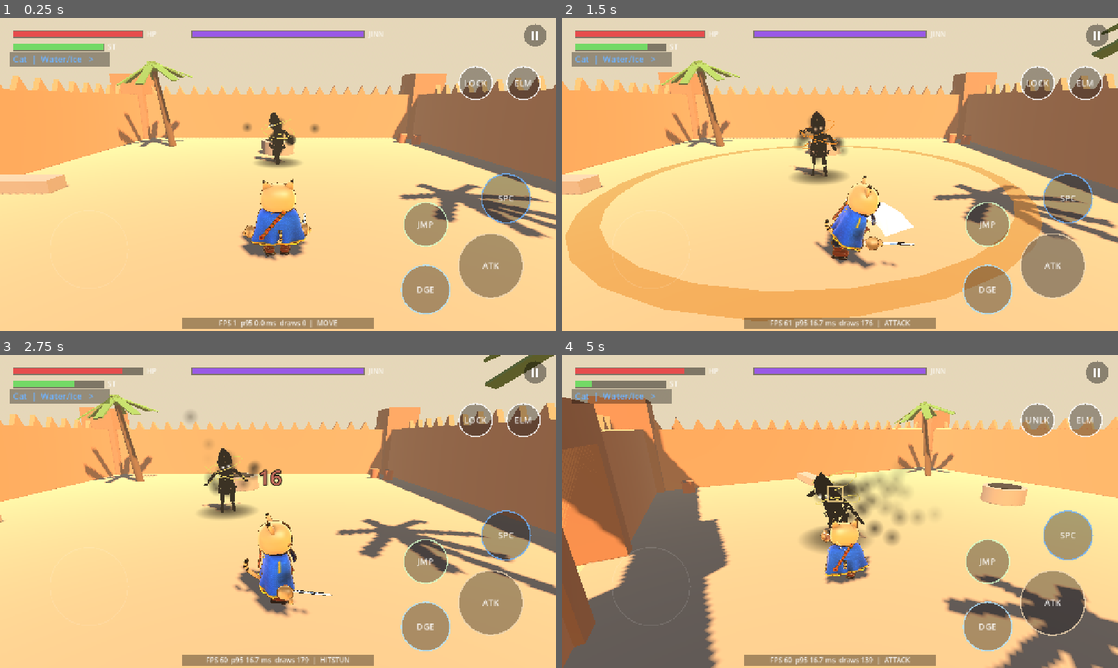
Above: before the commit, frames 1-4 (two rows, left to right).
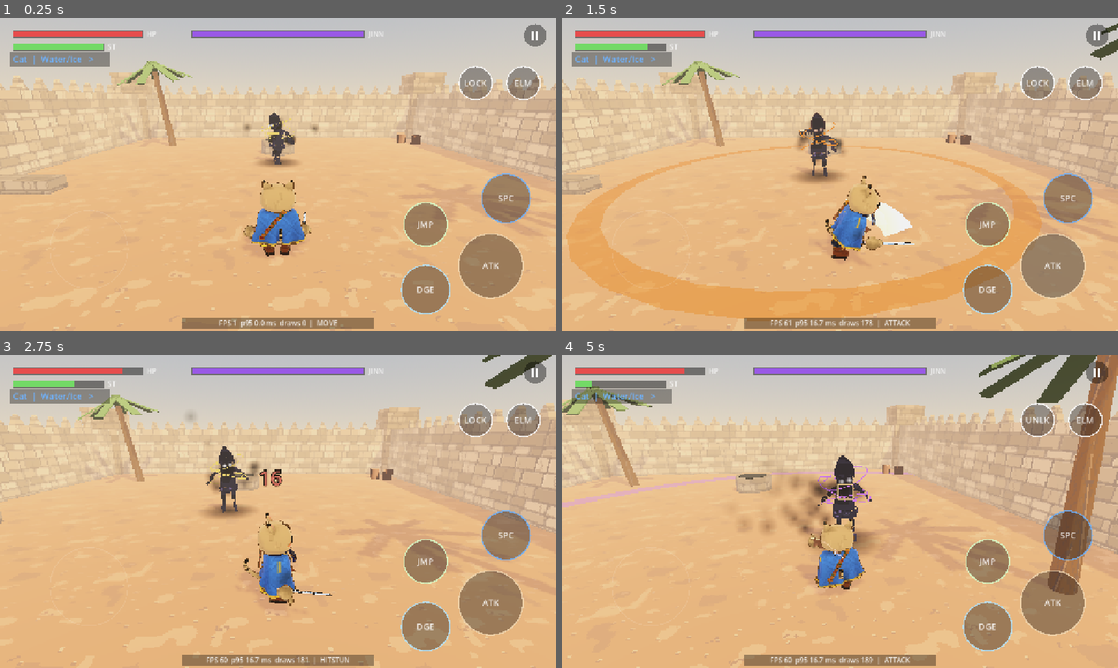
Above: after the commit, the same moments.

Repository: hafid753-rgb/desertgame
Game: Godot game, scene res://game/main.tscn
Same seed, same stepped clock (60 frames per second), same inputs: the game is played once before the commit and once after it.
Inputs (mouse positions are in pixels of both pictures, inside the frame that each line leads up to):
- Up to frame 1 (0.25 s): no input
- Up to frame 2 (1.5 s): tap Enter at 0.5 s; move the mouse to (962, 158) at 0.52 s; hold D (move_right) 0.53-1.25 s; tap F (act) at 0.6 s; click (962, 158) at 0.67 s; tap Space (jump) at 0.77 s; tap 1 (species) at 0.8 s; drag from (728, 190) to (812, 237) at 1.27 s
- Up to frame 3 (2.75 s): move the mouse to (333, 442) at 2.02 s; hold D (move_right) from 2.03 s (still down); tap F (act) at 2.1 s; click (333, 442) at 2.17 s; tap 1 (species) at 2.3 s
- Up to frame 4 (5 s): release D (move_right) at 2.75 s; drag from (812, 574) to (673, 464) at 2.77 s; move the mouse to (1006, 558) at 3.52 s; hold A (move_left) 3.53-4.25 s; tap Q (cycle_target) at 3.6 s; click (1006, 558) at 3.67 s; tap Space (jump) at 3.77 s; tap 1 (species) at 3.8 s; drag from (673, 464) to (756, 433) at 4.27 s

The runs differ from the first frame. In frame 1, 77% of the frame differs, in the area x 0-100%, y 0-100%; in frame 2, 68%; in frame 3, 78%; in frame 4, 81%.

Commit message:
Phase 0-1: research ledger + pixel-art rendering lab (courtyard)
- docs/RESEARCH_LEDGER.md: every repo in the brief with commit, licence,
  files, reuse status (studied / adapted / not used)
- Checkpoint tag v2.3-pre-pixel; baseline/after captures + perf CSVs in
  docs/pixel_lab
- Pixel texture families (tools/pixel/gen_textures.py -> game/art/pixel)
- pixel_common/pixel_world shaders: 32 px/m texel grid, palette ramp
- PixelRender: ~270-line world render, nearest upscale, native HUD,
  unsnapped camera; depth-edge pass (adapted, MIT)
- Sand, characters, jinn moved onto the texel grid; gloss removed
- Palette lighting: warm sun, lavender ambient, warm haze

Co-Authored-By: Claude Opus 5.5 <noreply@anthropic.com>
Claude-Session: https://claude.ai/code/session_01FJKj7YND72GBSTHM8TTJ61

Diff:
--- /dev/null
+++ b/docs/pixel_lab/after/perf_after.csv
@@ -0,0 +1,9 @@
+t_s,fps,ft_mean_ms,ft_p95_ms,ft_p99_ms,ft_max_ms,draw_calls,primitives,static_mem_mb,input_to_action_ms_p50,device,renderer,player_state
+1.0,3,46.08,131.88,147.42,147.42,176,50000,82.9,-1.0,GenericDevice,mobile,MOVE
+2.1,28,40.71,63.99,96.02,96.02,224,58298,82.9,-1.0,GenericDevice,mobile,MOVE
+3.1,23,41.72,44.24,142.25,142.25,65,10785,83.0,-1.0,GenericDevice,mobile,HITSTUN
+4.1,23,33.73,39.90,40.32,40.32,115,61004,83.0,-1.0,GenericDevice,mobile,MOVE
+5.1,29,30.53,38.86,82.73,82.73,104,36720,83.0,-1.0,GenericDevice,mobile,CLIMB
+6.1,34,26.71,33.03,35.52,35.52,104,36720,83.0,-1.0,GenericDevice,mobile,CLIMB
+7.1,38,33.36,51.55,81.22,81.22,154,46304,83.1,-1.0,GenericDevice,mobile,GLIDE
+8.1,29,31.86,36.06,40.05,40.05,146,45204,83.1,-1.0,GenericDevice,mobile,GLIDE
--- /dev/null
+++ b/docs/pixel_lab/before/perf_baseline.csv
@@ -0,0 +1,16 @@
+t_s,fps,ft_mean_ms,ft_p95_ms,ft_p99_ms,ft_max_ms,draw_calls,primitives,static_mem_mb,input_to_action_ms_p50,device,renderer,player_state
+1.0,2,87.20,146.74,146.74,146.74,175,94254,82.7,-1.0,GenericDevice,mobile,MOVE
+2.1,13,73.42,87.95,87.95,87.95,143,85596,82.7,-1.0,GenericDevice,mobile,MOVE
+3.1,14,74.23,88.75,88.75,88.75,143,85594,82.7,-1.0,GenericDevice,mobile,MOVE
+4.2,13,71.25,80.80,80.80,80.80,146,86142,82.8,-1.0,GenericDevice,mobile,MOVE
+5.2,15,70.10,82.36,82.36,82.36,143,82931,82.8,-1.0,GenericDevice,mobile,MOVE
+6.3,14,69.33,124.68,124.68,124.68,113,118494,82.8,-1.0,GenericDevice,mobile,MOVE
+7.3,14,64.29,72.67,72.67,72.67,113,118496,82.8,-1.0,GenericDevice,mobile,MOVE
+8.3,12,67.40,138.74,138.74,138.74,100,75094,82.8,-1.0,GenericDevice,mobile,MOVE
+9.4,18,55.28,65.22,65.22,65.22,102,75754,82.8,-1.0,GenericDevice,mobile,CLIMB
+10.4,19,56.86,68.33,68.33,68.33,100,75716,82.8,-1.0,GenericDevice,mobile,CLIMB
+11.4,18,52.79,57.01,57.01,57.01,96,75396,82.9,-1.0,GenericDevice,mobile,AIR
+12.4,16,69.43,126.37,126.37,126.37,64,9634,82.9,-1.0,GenericDevice,mobile,AIR
+13.5,13,66.16,70.71,70.71,70.71,146,82415,83.0,-1.0,GenericDevice,mobile,GLIDE
+14.5,16,64.78,70.95,70.95,70.95,122,80946,83.0,-1.0,GenericDevice,mobile,GLIDE
+15.6,15,65.55,75.94,75.94,75.94,121,80766,83.0,-1.0,GenericDevice,mobile,GLIDE
--- a/game/actors/jinn/shadow_look.gd
+++ b/game/actors/jinn/shadow_look.gd
@@ -67,6 +67,7 @@
 	var mat := ShaderMaterial.new()
 	mat.shader = load("res://game/shaders/shadow_being.gdshader")
 	mat.set_shader_parameter("noise_scale", 1.0 / maxf(scale, 0.5))
+	mat.set_shader_parameter("body_tex", load("res://game/art/pixel/jinn_shadow_32.png"))
 	var head_aabb := AABB()
 	for mi in rig.find_children("*", "MeshInstance3D", true, false):
 		(mi as MeshInstance3D).material_override = mat
--- a/game/art/character_art.gd
+++ b/game/art/character_art.gd
@@ -45,17 +45,26 @@
 ##   gloss  sharp highlight (eyes, boots' polish is "leather")
 ##   leather a little sheen and a soft highlight
 const PRESETS := {
-	"skin": {"spec_strength": 0.16, "spec_power": 22.0, "spec_sharp": 0.0, "sheen_strength": 0.0, "rim_strength": 0.4},
-	"fabric": {"spec_strength": 0.0, "spec_power": 8.0, "spec_sharp": 0.0, "sheen_strength": 0.1, "rim_strength": 0.12, "damask_strength": 0.12},
-	"gloss": {"spec_strength": 0.9, "spec_power": 90.0, "spec_sharp": 1.0, "sheen_strength": 0.0, "rim_strength": 0.2},
-	"leather": {"spec_strength": 0.22, "spec_power": 30.0, "spec_sharp": 0.4, "sheen_strength": 0.1, "rim_strength": 0.25},
+	# Phase 1 pixel-art: no artificial gloss, pixel cluster detail instead.
+	"skin": {"spec_strength": 0.0, "spec_power": 22.0, "spec_sharp": 0.0, "sheen_strength": 0.0, "rim_strength": 0.12,
+		"pixel": "res://game/art/pixel/fur_detail_32.png", "pixel_strength": 0.55},
+	"fabric": {"spec_strength": 0.0, "spec_power": 8.0, "spec_sharp": 0.0, "sheen_strength": 0.0, "rim_strength": 0.06, "damask_strength": 0.0,
+		"pixel": "res://game/art/pixel/fabric_detail_32.png", "pixel_strength": 0.5},
+	"gloss": {"spec_strength": 0.5, "spec_power": 90.0, "spec_sharp": 1.0, "sheen_strength": 0.0, "rim_strength": 0.0},
+	"leather": {"spec_strength": 0.0, "spec_power": 30.0, "spec_sharp": 0.0, "sheen_strength": 0.0, "rim_strength": 0.08,
+		"pixel": "res://game/art/pixel/leather_detail_32.png", "pixel_strength": 0.5},
 }
 
 
 static func preset(m: ShaderMaterial, kind: String) -> ShaderMaterial:
 	var p: Dictionary = PRESETS.get(kind, PRESETS["skin"])
 	for k in p:
-		m.set_shader_parameter(k, p[k])
+		if k == "pixel":
+			m.set_shader_parameter("pixel_detail", load(p[k]))
+		elif k == "pixel_strength":
+			m.set_shader_parameter("pixel_detail_strength", p[k])
+		else:
+			m.set_shader_parameter(k, p[k])
 	return m
 
 
--- a/game/main.gd
+++ b/game/main.gd
@@ -13,6 +13,9 @@
 var jinn_kills: int = 0
 var village: Village
 var env: Environment
+## Phase 1 low-res pixel render layer (see PixelRender).
+@export var pixel_render_enabled: bool = true
+var pixel_render: PixelRender
 var sun: DirectionalLight3D
 var _haunt: float = 0.0
 
@@ -34,6 +37,8 @@
 	camera_rig.follow = player
 	add_child(camera_rig)
 	player.camera_rig = camera_rig
+	if pixel_render_enabled and DisplayServer.get_name() != "headless":
+		pixel_render = PixelRender.attach(self, camera_rig.camera)
 	Juice.camera = camera_rig
 
 	hud = TouchHud.new()
@@ -61,9 +66,9 @@
 	var inside := Combat.flat(player.global_position - village.global_position).length() < 20.0
 	var target := 1.0 if inside and village.is_haunted() else 0.0
 	_haunt = lerpf(_haunt, target, 1.0 - exp(-1.5 * delta))
-	env.fog_light_color = Color(0.93, 0.82, 0.65).lerp(Color(0.36, 0.26, 0.48), _haunt)
-	env.fog_density = lerpf(0.004, 0.028, _haunt)
-	sun.light_energy = lerpf(0.85, 0.45, _haunt)
+	env.fog_light_color = Color(0.9, 0.82, 0.7).lerp(Color(0.36, 0.26, 0.48), _haunt)
+	env.fog_density = lerpf(0.0045, 0.03, _haunt)
+	sun.light_energy = lerpf(0.95, 0.5, _haunt)
 
 
 func spawn_jinn() -> Jinn:
@@ -87,31 +92,41 @@
 func _build_environment() -> void:
 	sun = DirectionalLight3D.new()
 	sun.rotation = Vector3(deg_to_rad(-52), deg_to_rad(35), 0)
-	sun.light_color = Color(1.0, 0.86, 0.67)
-	sun.light_energy = 0.85
+	sun.light_color = Color("F1DDB6")  # palette: warm sunlight
+	sun.light_energy = 0.95
 	sun.shadow_enabled = true
-	sun.shadow_blur = 2.5
+	sun.shadow_blur = 1.0
 	sun.directional_shadow_mode = DirectionalLight3D.SHADOW_ORTHOGONAL
 	sun.directional_shadow_max_distance = 40.0
 	add_child(sun)
 
 	var sky_mat := ProceduralSkyMaterial.new()
-	sky_mat.sky_top_color = Color(0.29, 0.40, 0.64)
-	sky_mat.sky_horizon_color = Color(0.96, 0.70, 0.54)
-	sky_mat.ground_horizon_color = Color(0.89, 0.64, 0.49)
-	sky_mat.ground_bottom_color = Color(0.6, 0.45, 0.3)
+	# sun-bleached, dusty sky: pale horizon haze, restrained blue
+	sky_mat.sky_top_color = Color(0.42, 0.55, 0.72)
+	sky_mat.sky_horizon_color = Color(0.9, 0.8, 0.66)
+	sky_mat.ground_horizon_color = Color(0.88, 0.78, 0.62)
+	sky_mat.ground_bottom_color = Color(0.6, 0.5, 0.4)
 	var sky := Sky.new()
 	sky.sky_material = sky_mat
 	env = Environment.new()
 	env.background_mode = Environment.BG_SKY
 	env.sky = sky
-	env.ambient_light_source = Environment.AMBIENT_SOURCE_SKY
-	env.ambient_light_energy = 0.45
+	# palette lighting: lavender ambient (#82788D) so shadows are never black
+	env.ambient_light_source = Environment.AMBIENT_SOURCE_COLOR
+	env.ambient_light_color = Color("82788D")
+	env.ambient_light_energy = 0.75
 	env.tonemap_mode = Environment.TONE_MAPPER_FILMIC
 	env.tonemap_white = 1.6
+	# atmospheric depth: warm dusty haze, distant scenery loses contrast
 	env.fog_enabled = true
-	env.fog_light_color = Color(0.83, 0.67, 0.62)
-	env.fog_density = 0.006
+	env.fog_light_color = Color(0.9, 0.82, 0.7)
+	env.fog_density = 0.0045
+	env.fog_aerial_perspective = 0.2
+	env.fog_sky_affect = 0.3
+	# restrained saturation
+	env.adjustment_enabled = true
+	env.adjustment_saturation = 0.9
+	env.adjustment_contrast = 1.04
 	var we := WorldEnvironment.new()
 	we.environment = env
 	add_child(we)
--- /dev/null
+++ b/game/render/pixel_render.gd
@@ -0,0 +1,92 @@
+class_name PixelRender
+extends Node
+## Low-resolution render layer for the pixel-art look (Phase 1).
+## The 3D world is rendered by a SubViewport at ~TARGET_LINES vertical
+## resolution (integer scale of the window) and shown upscaled with nearest
+## filtering; the HUD stays at native resolution on top. The game camera and
+## all gameplay keep moving freely: the sub-camera copies the game camera's
+## transform each frame, nothing is snapped. The root viewport stops drawing
+## 3D (3D processing, physics and audio keep running).
+## Assets carry their own pixel-art textures; this layer only unifies them.
+
+const TARGET_LINES := 270
+const EDGE_LAYER := 1 << 19
+
+var source: Camera3D
+var vp: SubViewport
+var cam: Camera3D
+var rect: TextureRect
+var scale_factor := 1
+var _edges: MeshInstance3D
+
+
+static func attach(parent: Node, game_camera: Camera3D) -> PixelRender:
+	var p := PixelRender.new()
+	p.source = game_camera
+	parent.add_child(p)
+	return p
+
+
+func _ready() -> void:
+	process_priority = 1000  # after CameraRig and any shot tooling
+	vp = SubViewport.new()
+	vp.world_3d = get_viewport().world_3d
+	vp.msaa_3d = Viewport.MSAA_DISABLED
+	vp.screen_space_aa = Viewport.SCREEN_SPACE_AA_DISABLED
+	vp.render_target_update_mode = SubViewport.UPDATE_ALWAYS
+	vp.positional_shadow_atlas_size = 1024
+	add_child(vp)
+	cam = Camera3D.new()
+	cam.current = true
+	vp.add_child(cam)
+	# depth-edge pass, seen only by the pixel camera
+	_edges = MeshInstance3D.new()
+	var q := QuadMesh.new()
+	q.size = Vector2(2, 2)
+	_edges.mesh = q
+	var m := ShaderMaterial.new()
+	m.shader = load("res://game/shaders/pixel_edges.gdshader")
+	m.render_priority = 100
+	_edges.material_override = m
+	_edges.extra_cull_margin = 16384.0
+	_edges.cast_shadow = GeometryInstance3D.SHADOW_CASTING_SETTING_OFF
+	_edges.layers = EDGE_LAYER
+	cam.add_child(_edges)
+	var layer := CanvasLayer.new()
+	layer.layer = -10
+	add_child(layer)
+	rect = TextureRect.new()
+	rect.texture = vp.get_texture()
+	rect.texture_filter = CanvasItem.TEXTURE_FILTER_NEAREST
+	rect.expand_mode = TextureRect.EXPAND_IGNORE_SIZE
+	rect.stretch_mode = TextureRect.STRETCH_SCALE
+	rect.mouse_filter = Control.MOUSE_FILTER_IGNORE
+	rect.set_anchors_preset(Control.PRESET_FULL_RECT)
+	layer.add_child(rect)
+	get_viewport().size_changed.connect(_resize)
+	_resize()
+	get_viewport().disable_3d = true
+
+
+func _exit_tree() -> void:
+	if get_viewport():
+		get_viewport().disable_3d = false
+
+
+func _resize() -> void:
+	var win := get_viewport().get_visible_rect().size
+	scale_factor = maxi(1, roundi(win.y / float(TARGET_LINES)))
+	vp.size = Vector2i(ceili(win.x / scale_factor), ceili(win.y / scale_factor))
+
+
+func _process(_delta: float) -> void:
+	if source == null or not is_instance_valid(source):
+		return
+	cam.global_transform = source.global_transform
+	cam.fov = source.fov
+	cam.near = source.near
+	cam.far = source.far
+	cam.h_offset = source.h_offset
+	cam.v_offset = source.v_offset
+	cam.cull_mask = source.cull_mask | EDGE_LAYER
+	cam.environment = source.environment
--- /dev/null
+++ b/game/shaders/pixel_edges.gdshader
@@ -0,0 +1,39 @@
+// Depth-edge pass for the low-res render layer (adapted from Leo Peltola's
+// MIT "pixelart_stylizer", depth part only: its normal-edge highlights need
+// the normal-roughness buffer, which the Mobile renderer does not provide).
+// Draws a darker line on the near side of depth steps, one low-res texel
+// wide, and is transparent everywhere else so later transparent effects
+// (smoke, fire, trails) still show.
+shader_type spatial;
+render_mode unshaded, cull_disabled, depth_test_disabled, depth_draw_never, blend_mix;
+
+uniform sampler2D DEPTH_TEXTURE : hint_depth_texture, filter_nearest;
+uniform sampler2D SCREEN_TEXTURE : hint_screen_texture, filter_nearest;
+uniform float strength : hint_range(0.0, 1.0) = 0.45;
+uniform vec3 edge_color : source_color = vec3(0.286, 0.263, 0.310); // #49434F
+uniform float depth_threshold = 0.35;
+
+void vertex() {
+	POSITION = vec4(VERTEX.xy, 1.0, 1.0);
+}
+
+float lin_depth(vec2 uv, mat4 inv_proj) {
+	float raw = texture(DEPTH_TEXTURE, uv).r;
+	vec4 v = inv_proj * vec4(uv * 2.0 - 1.0, raw, 1.0);
+	return -v.z / v.w;
+}
+
+void fragment() {
+	vec2 e = 1.0 / VIEWPORT_SIZE;
+	float d = lin_depth(SCREEN_UV, INV_PROJECTION_MATRIX);
+	float diff = 0.0;
+	diff += clamp(lin_depth(SCREEN_UV + vec2(e.x, 0.0), INV_PROJECTION_MATRIX) - d, 0.0, 10.0);
+	diff += clamp(lin_depth(SCREEN_UV - vec2(e.x, 0.0), INV_PROJECTION_MATRIX) - d, 0.0, 10.0);
+	diff += clamp(lin_depth(SCREEN_UV + vec2(0.0, e.y), INV_PROJECTION_MATRIX) - d, 0.0, 10.0);
+	diff += clamp(lin_depth(SCREEN_UV - vec2(0.0, e.y), INV_PROJECTION_MATRIX) - d, 0.0, 10.0);
+	// scale threshold with distance so far geometry doesn't outline everything
+	float edge = step(depth_threshold * (1.0 + d * 0.15), diff);
+	vec3 base = texture(SCREEN_TEXTURE, SCREEN_UV).rgb;
+	ALBEDO = mix(base, edge_color, strength);
+	ALPHA = edge * (d < 60.0 ? 1.0 : 0.0);
+}
--- /dev/null
+++ b/game/shaders/pixel_world.gdshader
@@ -0,0 +1,34 @@
+// Pixel-art surface for architecture, ground and props: a palette texture on
+// the world texel grid, palette light ramp, no gloss.
+shader_type spatial;
+render_mode cull_back;
+#include "res://game/shaders/pixel_common.gdshaderinc"
+
+uniform sampler2D tex : source_color, filter_nearest_mipmap, repeat_enable;
+uniform float tex_size = 128.0;
+uniform vec4 tint : source_color = vec4(1.0);
+uniform bool object_space = false;
+
+varying vec3 sample_p;
+varying vec3 sample_n;
+
+void vertex() {
+	if (object_space) {
+		sample_p = VERTEX;
+		sample_n = NORMAL;
+	} else {
+		sample_p = (MODEL_MATRIX * vec4(VERTEX, 1.0)).xyz;
+		sample_n = normalize((MODEL_MATRIX * vec4(NORMAL, 0.0)).xyz);
+	}
+}
+
+void fragment() {
+	ALBEDO = texture(tex, pixel_uv(sample_p, sample_n, tex_size)).rgb * tint.rgb;
+	ROUGHNESS = 1.0;
+	SPECULAR = 0.0;
+}
+
+void light() {
+	float ndl = dot(NORMAL, LIGHT);
+	DIFFUSE_LIGHT += LIGHT_COLOR * pixel_light_ramp(ndl, ATTENUATION) / PI;
+}
--- a/game/shaders/shadow_being.gdshader
+++ b/game/shaders/shadow_being.gdshader
@@ -20,6 +20,11 @@
 uniform float wobble : hint_range(0.0, 0.2) = 0.045;
 uniform float noise_scale = 1.0;
 uniform bool debug_fres = false;
+// Phase 1 pixel-art: charcoal/purple pixel-cluster body; the fraying edge and
+// the dissolve cut whole texels, so the form breaks into pixel clusters.
+uniform sampler2D body_tex : source_color, filter_nearest_mipmap, repeat_enable, hint_default_black;
+uniform bool pixel_mode = true;
+uniform float texels_per_unit = 24.0;
 
 varying vec3 obj_p;
 
@@ -46,8 +51,9 @@
 
 void fragment() {
 	float fres = 1.0 - clamp(dot(normalize(NORMAL), normalize(VIEW)), 0.0, 1.0);
-	float n = noise3(obj_p * 9.0 + vec3(0.0, -TIME * 2.4, 0.0)) * 0.65
-		+ noise3(obj_p * 24.0 + vec3(TIME * 1.3, 0.0, TIME * 0.7)) * 0.35;
+	vec3 q = pixel_mode ? (floor(obj_p * texels_per_unit) + 0.5) / texels_per_unit : obj_p;
+	float n = noise3(q * 9.0 + vec3(0.0, -TIME * 2.4, 0.0)) * 0.65
+		+ noise3(q * 24.0 + vec3(TIME * 1.3, 0.0, TIME * 0.7)) * 0.35;
 	// frayed, moving silhouette
 	float edge = smoothstep(0.5, 1.0, fres);
 	if (edge * fuzz > n * 0.95 + 0.04) {
@@ -57,6 +63,10 @@
 		discard;
 	}
 	vec3 c = core_color.rgb;
+	if (pixel_mode) {
+		vec3 an = abs(normalize(NORMAL));
+		c = texture(body_tex, (abs(dot(an, vec3(0, 1, 0))) > 0.6 ? q.xz : q.xy) * texels_per_unit / 32.0).rgb;
+	}
 	c = mix(c, rim_color.rgb, pow(fres, 2.5) * 0.9);
 	c += warning_color.rgb * warning * pow(fres, 4.0) * 1.8;
 	c = mix(c, vec3(1.0, 0.45, 0.15), burn * 0.35 * n);
--- a/game/world/courtyard.gd
+++ b/game/world/courtyard.gd
@@ -195,10 +195,49 @@
 		add_child(col)
 
 
-func _mat(color: Color) -> StandardMaterial3D:
+## Pixel-art surface families (Phase 1): architecture and props use the
+## shared texel-grid shader; anything not mapped keeps a plain material.
+const PIXEL_SHADER := preload("res://game/shaders/pixel_world.gdshader")
+const PIXEL_FAMILIES := {
+	"mud": ["res://game/art/pixel/sandstone_128.png", 128.0, Color(1.0, 0.97, 0.94)],
+	"mud_dark": ["res://game/art/pixel/sandstone_128.png", 128.0, Color(0.88, 0.82, 0.78)],
+	"stone": ["res://game/art/pixel/sandstone_128.png", 128.0, Color(0.82, 0.8, 0.82)],
+	"mesa": ["res://game/art/pixel/sandstone_128.png", 128.0, Color(0.95, 0.78, 0.66)],
+	"floor": ["res://game/art/pixel/earth_128.png", 128.0, Color(1.0, 0.95, 0.9)],
+	"wood": ["res://game/art/pixel/wood_64.png", 64.0, Color(1.0, 1.0, 1.0)],
+}
+
+
+func _family(color: Color) -> String:
+	if color == MUD:
+		return "mud"
+	if color == MUD_DARK:
+		return "mud_dark"
+	if color == STONE:
+		return "stone"
+	if color == WOOD:
+		return "wood"
+	if color.is_equal_approx(Color(0.66, 0.46, 0.32)):
+		return "mesa"
+	if color.is_equal_approx(Color(0.7, 0.55, 0.38)):
+		return "floor"
+	return ""
+
+
+func _mat(color: Color) -> Material:
 	var key := color.to_html()
 	if _materials.has(key):
 		return _materials[key]
+	var fam := _family(color)
+	if fam != "":
+		var f: Array = PIXEL_FAMILIES[fam]
+		var pm := ShaderMaterial.new()
+		pm.shader = PIXEL_SHADER
+		pm.set_shader_parameter("tex", load(f[0]))
+		pm.set_shader_parameter("tex_size", f[1])
+		pm.set_shader_parameter("tint", f[2])
+		_materials[key] = pm
+		return pm
 	var m := StandardMaterial3D.new()
 	m.albedo_color = color
 	m.roughness = 1.0
@@ -212,7 +251,8 @@
 		return _materials[key] as ShaderMaterial
 	var m := ShaderMaterial.new()
 	m.shader = _sand_shader
-	m.set_shader_parameter("sand_color", tint)
+	m.set_shader_parameter("sand_color", Color("D2B286") * (tint / SAND) if tint != SAND else Color("D2B286"))
+	m.set_shader_parameter("sand_tex", load("res://game/art/pixel/sand_128.png"))
 	_materials[key] = m
 	return m
 
--- a/game/world/sand_ripple.gdshader
+++ b/game/world/sand_ripple.gdshader
@@ -5,6 +5,7 @@
 // https://www.alanzucconi.com/2019/10/08/journey-sand-shader-1/
 shader_type spatial;
 render_mode cull_back;
+#include "res://game/shaders/pixel_common.gdshaderinc"
 
 uniform vec4 sand_color : source_color = vec4(0.93, 0.74, 0.5, 1.0);
 uniform vec4 shadow_color : source_color = vec4(0.74, 0.5, 0.46, 1.0);
@@ -13,7 +14,7 @@
 uniform float grain_strength : hint_range(0.0, 1.0) = 0.22;
 // ripples: shallow (flat, wind-aligned) vs steep (dune flanks)
 uniform float ripple_strength : hint_range(0.0, 1.0) = 0.7;
-uniform float sun_scale : hint_range(0.0, 1.5) = 0.62;
+uniform float sun_scale : hint_range(0.0, 1.5) = 0.55;
 uniform float shallow_freq = 3.2;
 uniform float steep_freq = 6.5;
 uniform float steepness_sharpness = 3.0;
@@ -27,10 +28,15 @@
 uniform float ocean_strength = 0.16;
 // glitter: rare, very bright sparkles from randomly oriented grains
 uniform float glitter_density = 70.0;
-uniform float glitter_threshold : hint_range(0.9, 1.0) = 0.992;
+uniform float glitter_threshold : hint_range(0.9, 1.0) = 0.985;
 uniform float glitter_strength = 2.2;
 // keep the old parameter so existing materials stay valid
 uniform float ripple_frequency = 5.0;
+// Phase 1 pixel-art: base colour is a pixel-art sand texture on the world
+// texel grid; ripple, grain and glitter are evaluated per texel, so every
+// sparkle is a single stable texel that turns on/off with view and light.
+uniform sampler2D sand_tex : source_color, filter_nearest_mipmap, repeat_enable;
+uniform bool pixel_mode = true;
 
 varying vec3 world_p;
 varying vec3 world_n;
@@ -57,22 +63,30 @@
 
 void fragment() {
 	vec3 n = normalize(world_n);
+	vec3 wp = world_p;
+	if (pixel_mode) {
+		wp = (floor(world_p * PIXELS_PER_METRE) + 0.5) / PIXELS_PER_METRE;
+	}
 	// Steepness: 1 on flat sand, 0 on vertical flanks; sharpened.
 	float s = pow(clamp(n.y, 0.0, 1.0), steepness_sharpness);
 	vec2 wind = normalize(wind_dir);
 	vec2 slope_dir = length(n.xz) > 0.01 ? normalize(n.xz) : wind;
-	vec2 g_shallow = ripple_grad(world_p.xz, wind, shallow_freq);
-	vec2 g_steep = ripple_grad(world_p.xz, slope_dir, steep_freq) * 1.4;
+	vec2 g_shallow = ripple_grad(wp.xz, wind, shallow_freq);
+	vec2 g_steep = ripple_grad(wp.xz, slope_dir, steep_freq) * 1.4;
 	vec2 g = mix(g_steep, g_shallow, s) * ripple_strength;
 	vec3 rn = normalize(n + vec3(-g.x, 0.0, -g.y) * 0.6);
 	// Sand grain: random normals per grain cell, nlerp with the surface normal.
-	vec3 cell = floor(world_p * grain_density);
+	vec3 cell = floor(wp * (pixel_mode ? PIXELS_PER_METRE : grain_density));
 	vec3 gr = normalize(hash33(cell) * 2.0 - 1.0);
 	vec3 nn = normalize(mix(rn, gr, grain_strength));
 	NORMAL = normalize((VIEW_MATRIX * vec4(nn, 0.0)).xyz);
 	// Large-scale tonal variation so the floor is not flat colour.
-	float vary = sin(world_p.x * 0.31 + world_p.z * 0.17) * 0.5 + 0.5;
-	ALBEDO = sand_color.rgb * mix(0.94, 1.04, vary);
+	float vary = sin(wp.x * 0.31 + wp.z * 0.17) * 0.5 + 0.5;
+	vec3 base = sand_color.rgb;
+	if (pixel_mode) {
+		base = texture(sand_tex, pixel_uv(world_p, vec3(0.0, 1.0, 0.0), 128.0)).rgb * sand_color.rgb / vec3(0.839, 0.745, 0.58);
+	}
+	ALBEDO = base * mix(0.94, 1.04, vary);
 	ROUGHNESS = 1.0;
 	SPECULAR = 0.0;
 }
@@ -95,7 +109,7 @@
 	vec3 spec = clamp(max(rim * rim_color.rgb, ocean * ocean_color.rgb), 0.0, 1.0) * ATTENUATION;
 	// Glitter: a random grain mirror; sparkle only when its reflection of the
 	// sun lines up with the eye. Stable as the camera moves.
-	vec3 gcell = floor(world_p * glitter_density);
+	vec3 gcell = floor(world_p * (pixel_mode ? PIXELS_PER_METRE : glitter_density));
 	vec3 gn = normalize(hash33(gcell + 17.0) * 2.0 - 1.0);
 	float rdv = max(0.0, dot(reflect(-l_w, gn), v_w));
 	float glitter = rdv > glitter_threshold ? (rdv - glitter_threshold) / (1.0 - glitter_threshold) : 0.0;
Binary file added: docs/pixel_lab/after/01_combat_lock_telegraph.png
Not shown, added: docs/pixel_lab/after/01_combat_lock_telegraph.png.import
Binary file added: docs/pixel_lab/after/01_overview.png
Not shown, added: docs/pixel_lab/after/01_overview.png.import
Binary file added: docs/pixel_lab/after/02_lock_telegraph_charge.png
Not shown, added: docs/pixel_lab/after/02_lock_telegraph_charge.png.import
Binary file added: docs/pixel_lab/after/02_outside_mesa_pillar.png
Not shown, added: docs/pixel_lab/after/02_outside_mesa_pillar.png.import
Binary file added: docs/pixel_lab/after/03_attack.png
Not shown, added: docs/pixel_lab/after/03_attack.png.import
Binary file added: docs/pixel_lab/after/03_climbing_pillar.png
Not shown, added: docs/pixel_lab/after/03_climbing_pillar.png.import
(and 69 more such lines)
